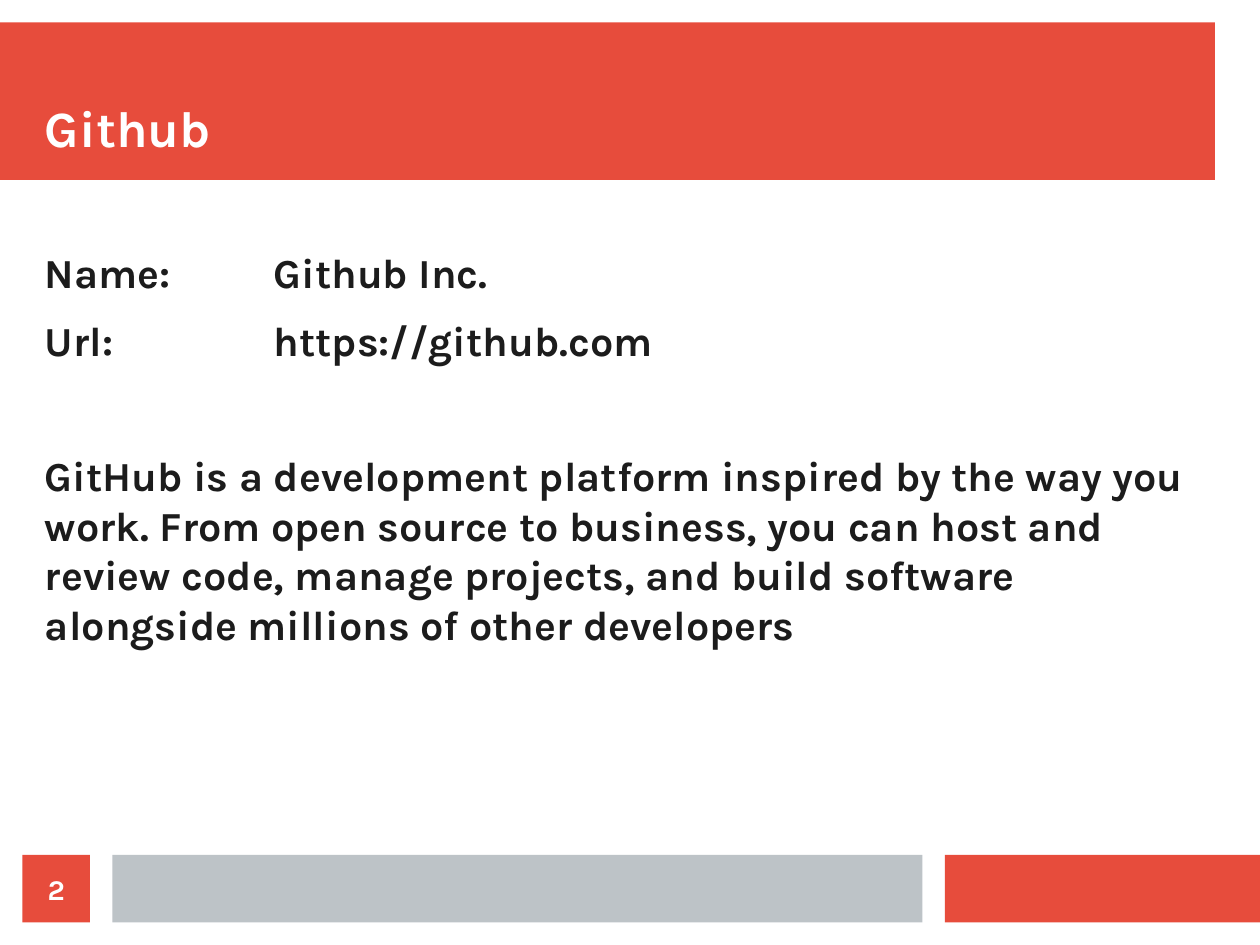
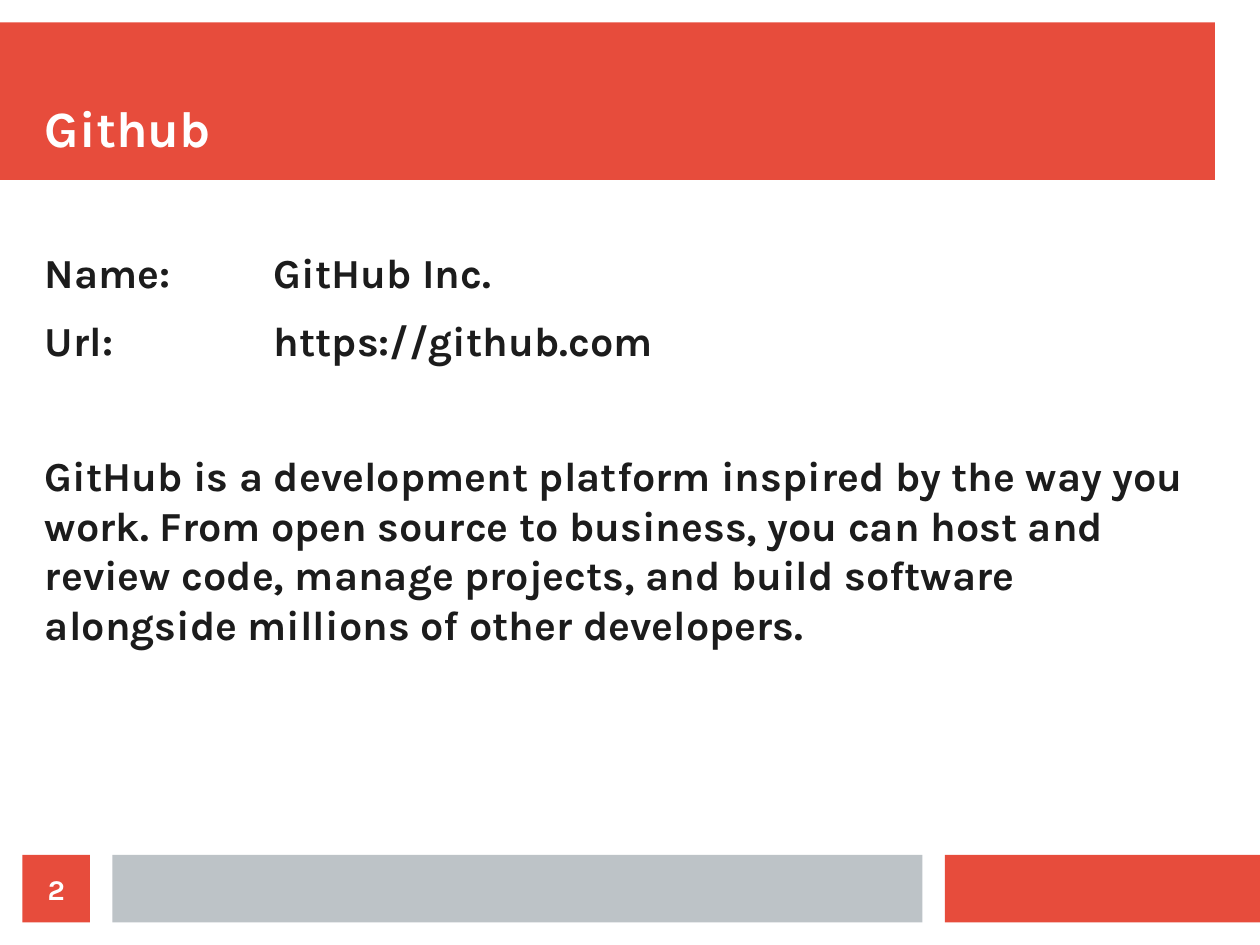
Before and after one commit to hslu-students/iteo-testate, a slide deck: slide 2 of cloud-services/cloud-services.odp. Drawn at 1260x945 pixels with LibreOffice and Linux fonts; fonts in the diff are those of the drawing. Boxes give left, top, right and bottom in pixels: in the first picture for what was removed or moved away, otherwise in the second. Text is boxed around its words. In the diff, an @@ line names an element or a change of style, - is before the commit and + after.

Commit message:
fixed typos in cloud service presentation; addes some random numbers (for random exercise (for random module))

```diff
--- a/cloud-services/cloud-services.odp
+++ b/cloud-services/cloud-services.odp
@@ text at <box>45,258,491,289</box>: text changed @@
-Name: Github Inc.
+Name: GitHub Inc.
@@ text at <box>45,461,1183,651</box>: text changed @@
-GitHub is a development platform inspired by the way you work. From open source to business, you can host and review code, manage projects, and build software alongside millions of other developers
+GitHub is a development platform inspired by the way you work. From open source to business, you can host and review code, manage projects, and build software alongside millions of other developers.
```
Also in this commit, not shown: 1 other slide changed, 3 other files.
